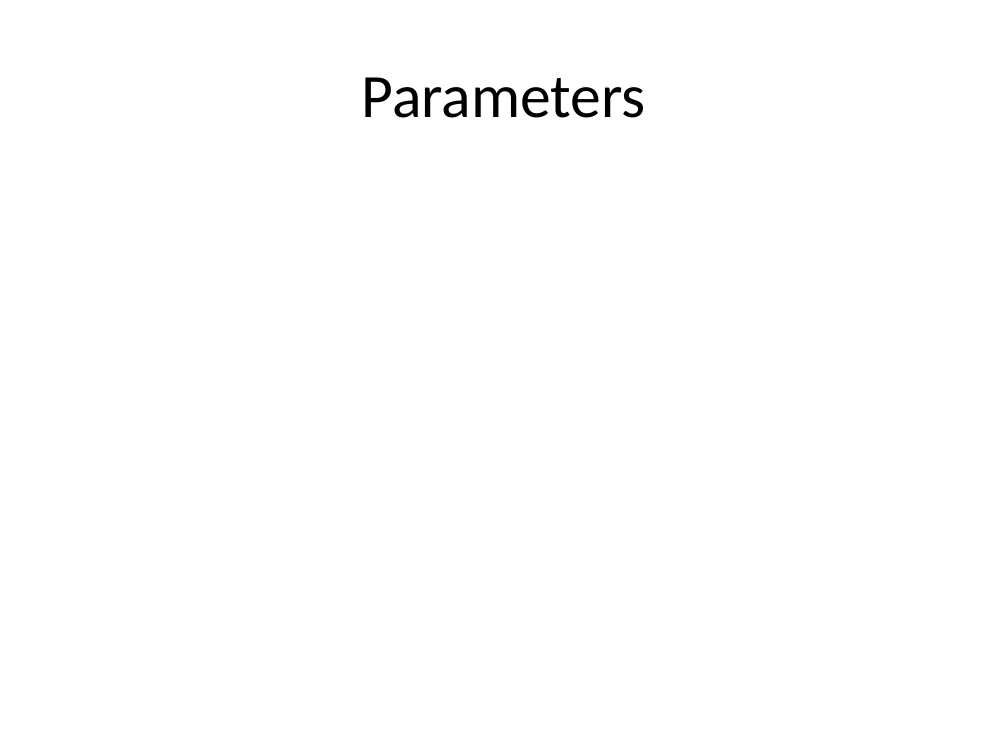
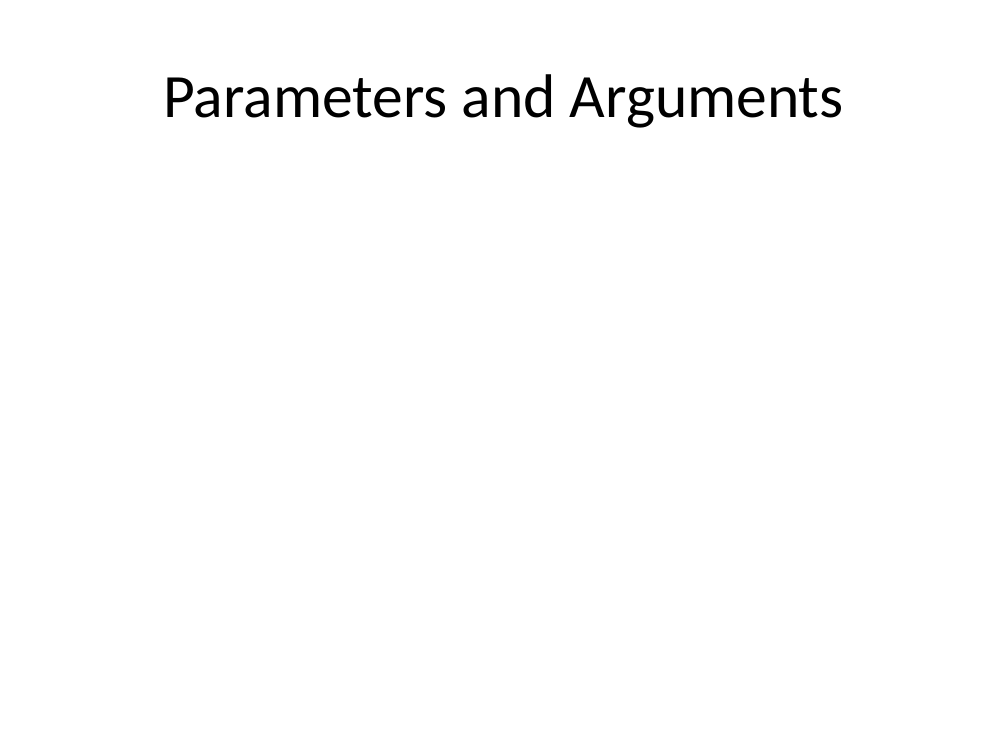
Before and after one commit to isurup/kalle-martin-group, a slide deck: slide 3 of OOPExam/06 Methods, parameters, scope and properties.pptx (slide 4 before the commit). Drawn at 1008x756 pixels with LibreOffice and Linux fonts; fonts in the diff are those of the drawing. Boxes give left, top, right and bottom in pixels: in the first picture for what was removed or moved away, otherwise in the second. Text is boxed around its words. In the diff, an @@ line names an element or a change of style, - is before the commit and + after.

```diff
--- a/OOPExam/06 Methods, parameters, scope and properties.pptx
+++ b/OOPExam/06 Methods, parameters, scope and properties.pptx
@@ title at (x1=163, y1=74, x2=844, y2=128): text changed @@
-Parameters
+Parameters and Arguments
```
Also in this commit, not shown: 1 slide added, 1 slide removed.
